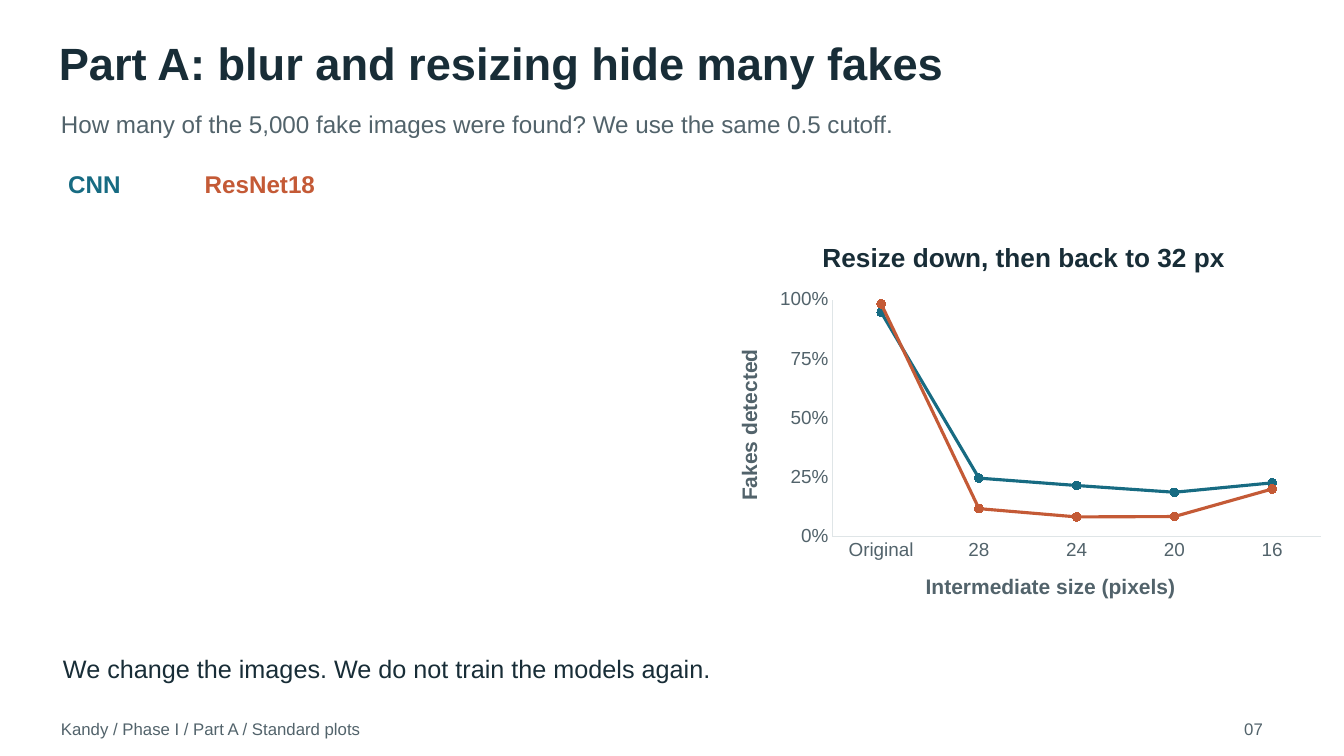
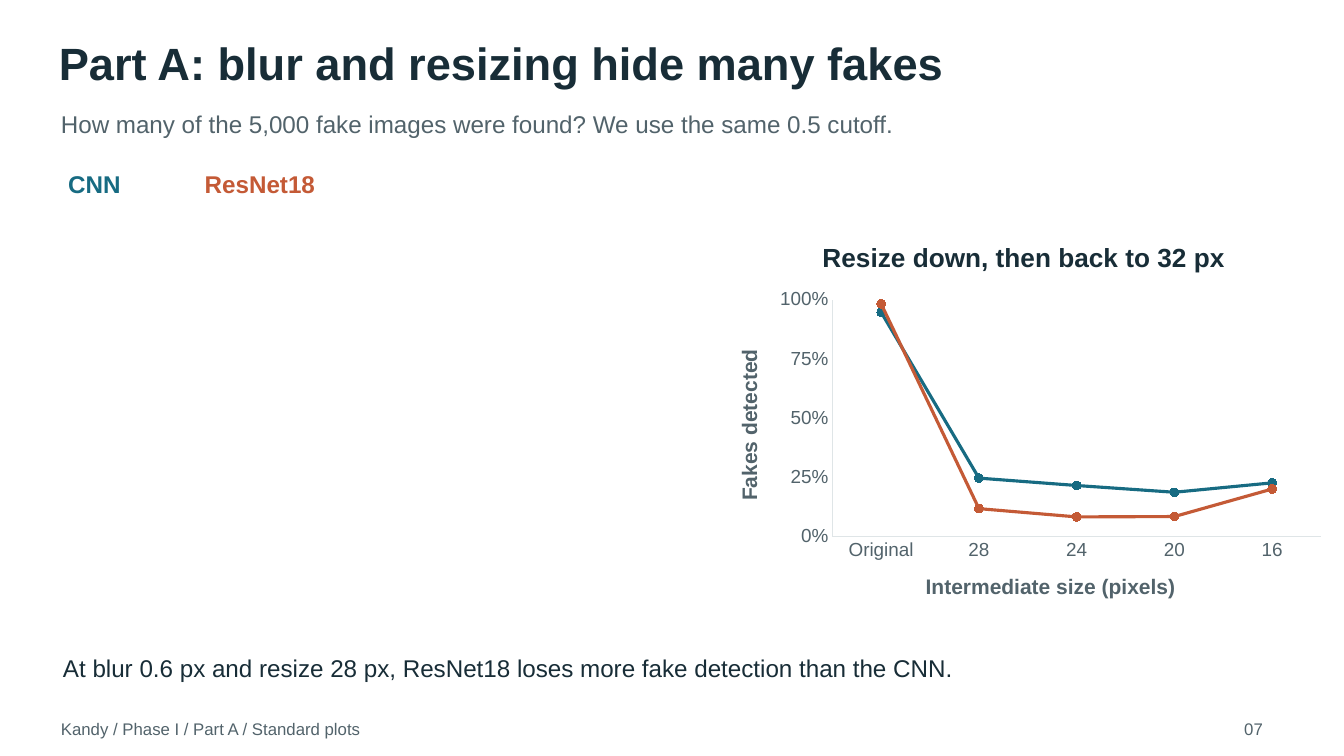
Before and after one commit to adamp-22/kandy_final, a slide deck: slide 7 of presentations/Phase_1_5min.pptx. Drawn at 1344x756 pixels with LibreOffice and Linux fonts; fonts in the diff are those of the drawing. Boxes give left, top, right and bottom in pixels: in the first picture for what was removed or moved away, otherwise in the second. Text is boxed around its words. In the diff, an @@ line names an element or a change of style, - is before the commit and + after.

```diff
--- a/presentations/Phase_1_5min.pptx
+++ b/presentations/Phase_1_5min.pptx
@@ text at [63, 659, 952, 682]: text changed; size 18 to 17.2 pt @@
-We change the images. We do not train the models again.
+At blur 0.6 px and resize 28 px, ResNet18 loses more fake detection than the CNN.
```
Also in this commit, not shown: 10 other slides changed, 2 other files.
